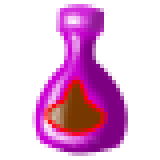
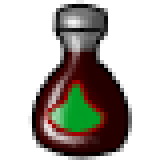
Layered file, before and after one edit (160x160). Changes by layer:
painted on "Слой 8" over <box>36,80,108,140</box>
painted on "Фигура 4" over <box>44,76,108,136</box>
painted on "Слой 6" over <box>36,8,100,148</box>
painted on "Слой 5" over <box>44,20,132,160</box>
added layer "Слой 9" in group "shoyu" over <box>52,16,108,52</box>
painted on "Фигура 1" over <box>32,28,128,156</box>
painted on "Слой 7" over <box>60,0,108,52</box>
painted on "Фигура 3" over <box>56,4,108,36</box>
